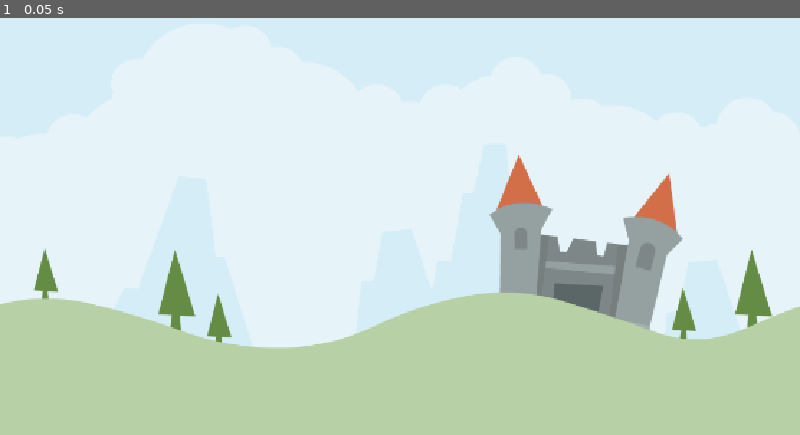
Above: before the commit, frame 1.
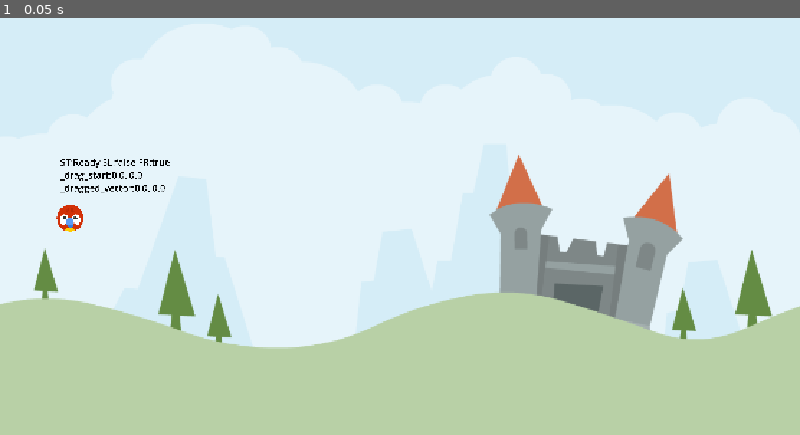
Above: after the commit, the same moment.

Repository: KarmaIsHere/AngryAnimals
Game: Godot game, scene res://Scenes/LevelBase/LevelBase.tscn
The game is run twice, just before and just after one commit, with the same random seed, the same clock (stepped at 60 frames per second) and the same inputs. Before the commit the project has no main scene; this scene is started directly in both runs.
Inputs:
- Up to frame 1 (0.05 s): no input

The runs differ from the first frame. In frame 1, 0.4% of the frame differs, in the area x 7-22%, y 33-52%.

Commit message:
Created animal scene and instance

Diff:
--- /dev/null
+++ b/Animal.gd
@@ -0,0 +1,83 @@
+extends RigidBody2D
+
+enum AnimalState { Ready, Drag, Release }
+
+@onready var arrow: Sprite2D = $Arrow
+@onready var debug_label: Label = $DebugLabel
+@onready var kick_sound: AudioStreamPlayer2D = $KickSound
+@onready var launch_sound: AudioStreamPlayer2D = $LaunchSound
+
+var _state: AnimalState = AnimalState.Ready
+var _start: Vector2 = Vector2.ZERO
+var _drag_start: Vector2 = Vector2.ZERO
+var _dragged_vector: Vector2 = Vector2.ZERO
+var _arrow_scale_x: float = 0.0
+
+# Called when the node enters the scene tree for the first time.
+func _ready() -> void:
+	setup()
+
+
+func setup() -> void:
+	_arrow_scale_x = arrow.scale.x
+	arrow.hide()
+	_start = position
+
+
+func _physics_process(_delta: float) -> void:
+	update_debug_label()
+
+#region misc
+
+func update_debug_label() -> void:
+	var ds: String = "ST:%s SL:%s FR:%s\n" % [
+		AnimalState.keys()[_state], sleeping, freeze
+	]
+	ds += "_drag_start:%.1f, %.1f\n" % [_drag_start.x, _drag_start.y]
+	ds += "_dragged_vector:%.1f, %.1f" % [_dragged_vector.x, _dragged_vector.y]
+	debug_label.text = ds
+
+#endregion
+
+#region drag
+
+func start_dragging() -> void:
+	arrow.show()
+	_drag_start = get_global_mouse_position()
+
+#endregion
+
+#region state
+
+func change_state(new_state: AnimalState) -> void:
+	if _state == new_state:
+		return
+
+	_state = new_state
+
+	match _state:
+		AnimalState.Drag:
+			start_dragging()
+
+
+#endregion
+
+#region signals
+
+func _on_input_event(_viewport: Node, event: InputEvent, _shape_idx: int) -> void:
+	if event.is_action_pressed("drag") and _state == AnimalState.Ready:
+		change_state(AnimalState.Drag)
+
+
+func _on_visible_on_screen_notifier_2d_screen_exited() -> void:
+	pass # Replace with function body.
+
+
+func _on_sleeping_state_changed() -> void:
+	pass # Replace with function body.
+
+
+func _on_body_entered(body: Node) -> void:
+	pass # Replace with function body.
+
+#endregion
--- /dev/null
+++ b/Animal.tscn
@@ -0,0 +1,54 @@
+[gd_scene load_steps=6 format=3 uid="uid://4vfjfaymt8bu"]
+
+[ext_resource type="Script" uid="uid://bp8hh87tg6ixd" path="res://Animal.gd" id="1_11m2q"]
+[ext_resource type="Texture2D" uid="uid://dplfqy5csqafm" path="res://assets/player/parrot.png" id="2_p0irm"]
+[ext_resource type="Texture2D" uid="uid://ld1ucjqkwowc" path="res://assets/items/arrow.png" id="3_5uf8i"]
+
+[sub_resource type="PhysicsMaterial" id="PhysicsMaterial_jfdm1"]
+bounce = 0.2
+
+[sub_resource type="CircleShape2D" id="CircleShape2D_psxb0"]
+radius = 19.026299
+
+[node name="Animal" type="RigidBody2D"]
+input_pickable = true
+physics_material_override = SubResource("PhysicsMaterial_jfdm1")
+freeze = true
+contact_monitor = true
+max_contacts_reported = 1
+script = ExtResource("1_11m2q")
+
+[node name="Bird" type="Sprite2D" parent="."]
+scale = Vector2(0.15, 0.15)
+texture = ExtResource("2_p0irm")
+
+[node name="Arrow" type="Sprite2D" parent="."]
+scale = Vector2(0.3, 0.3)
+texture = ExtResource("3_5uf8i")
+offset = Vector2(150, 0)
+
+[node name="CollisionShape2D" type="CollisionShape2D" parent="."]
+shape = SubResource("CircleShape2D_psxb0")
+
+[node name="DebugLabel" type="Label" parent="."]
+offset_left = -14.0
+offset_top = -90.0
+offset_right = 205.0
+offset_bottom = 177.0
+scale = Vector2(0.13704214, 0.13704214)
+theme_override_colors/font_color = Color(0, 0, 0, 1)
+theme_override_font_sizes/font_size = 96
+text = "asdasd"
+
+[node name="KickSound" type="AudioStreamPlayer2D" parent="."]
+
+[node name="StrechSound" type="AudioStreamPlayer2D" parent="."]
+
+[node name="LaunchSound" type="AudioStreamPlayer2D" parent="."]
+
+[node name="VisibleOnScreenNotifier2D" type="VisibleOnScreenNotifier2D" parent="."]
+
+[connection signal="body_entered" from="." to="." method="_on_body_entered"]
+[connection signal="input_event" from="." to="." method="_on_input_event"]
+[connection signal="sleeping_state_changed" from="." to="." method="_on_sleeping_state_changed"]
+[connection signal="screen_exited" from="VisibleOnScreenNotifier2D" to="." method="_on_visible_on_screen_notifier_2d_screen_exited"]
--- /dev/null
+++ b/Scenes/Animal/Animal.tscn
@@ -0,0 +1,49 @@
+[gd_scene load_steps=6 format=3 uid="uid://cl8nj0evrngjw"]
+
+[ext_resource type="Script" uid="uid://bp8hh87tg6ixd" path="res://Animal.gd" id="1_3f26c"]
+[ext_resource type="Texture2D" uid="uid://dplfqy5csqafm" path="res://assets/player/parrot.png" id="2_qevvk"]
+[ext_resource type="Texture2D" uid="uid://ld1ucjqkwowc" path="res://assets/items/arrow.png" id="3_l8iso"]
+
+[sub_resource type="PhysicsMaterial" id="PhysicsMaterial_jfdm1"]
+bounce = 0.2
+
+[sub_resource type="CircleShape2D" id="CircleShape2D_psxb0"]
+radius = 19.026299
+
+[node name="Animal" type="RigidBody2D"]
+input_pickable = true
+physics_material_override = SubResource("PhysicsMaterial_jfdm1")
+freeze = true
+contact_monitor = true
+max_contacts_reported = 1
+script = ExtResource("1_3f26c")
+
+[node name="Bird" type="Sprite2D" parent="."]
+scale = Vector2(0.15, 0.15)
+texture = ExtResource("2_qevvk")
+
+[node name="CollisionShape2D" type="CollisionShape2D" parent="."]
+shape = SubResource("CircleShape2D_psxb0")
+
+[node name="Arrow" type="Sprite2D" parent="."]
+scale = Vector2(0.3, 0.3)
+texture = ExtResource("3_l8iso")
+offset = Vector2(150, 0)
+
+[node name="DebugLabel" type="Label" parent="."]
+offset_left = -16.0
+offset_top = -64.0
+offset_right = 203.0
+offset_bottom = 203.0
+scale = Vector2(0.13704214, 0.13704214)
+theme_override_font_sizes/font_size = 96
+text = "0000
+0000"
+
+[node name="KickSound" type="AudioStreamPlayer2D" parent="."]
+
+[node name="StrechSound" type="AudioStreamPlayer2D" parent="."]
+
+[node name="LaunchSound" type="AudioStreamPlayer2D" parent="."]
+
+[node name="VisibleOnScreenNotifier2D" type="VisibleOnScreenNotifier2D" parent="."]
--- a/Scenes/LevelBase/LevelBase.tscn
+++ b/Scenes/LevelBase/LevelBase.tscn
@@ -1,6 +1,7 @@
-[gd_scene load_steps=2 format=3 uid="uid://7lgcdb3ntmku"]
+[gd_scene load_steps=3 format=3 uid="uid://7lgcdb3ntmku"]
 
 [ext_resource type="Texture2D" uid="uid://d0h8tl5wxu6iu" path="res://assets/scene/colored_castle.png" id="1_5ufo3"]
+[ext_resource type="PackedScene" uid="uid://4vfjfaymt8bu" path="res://Animal.tscn" id="2_bgw71"]
 
 [node name="LevelBase" type="Node2D"]
 
@@ -9,3 +10,6 @@
 scale = Vector2(1.1342775, 1.1342775)
 texture = ExtResource("1_5ufo3")
 centered = false
+
+[node name="Animal" parent="." instance=ExtResource("2_bgw71")]
+position = Vector2(101, 336)
--- a/project.godot
+++ b/project.godot
@@ -11,6 +11,7 @@
 [application]
 
 config/name="AngryAnimals"
+run/main_scene="uid://7lgcdb3ntmku"
 config/features=PackedStringArray("4.5", "Mobile")
 config/icon="res://icon.svg"
 
@@ -23,6 +24,14 @@
 naming/scene_name_casing=1
 naming/script_name_casing=1
 
+[input]
+
+drag={
+"deadzone": 0.2,
+"events": [Object(InputEventMouseButton,"resource_local_to_scene":false,"resource_name":"","device":-1,"window_id":0,"alt_pressed":false,"shift_pressed":false,"ctrl_pressed":false,"meta_pressed":false,"button_mask":0,"position":Vector2(0, 0),"global_position":Vector2(0, 0),"factor":1.0,"button_index":1,"canceled":false,"pressed":false,"double_click":false,"script":null)
+]
+}
+
 [rendering]
 
 renderer/rendering_method="mobile"
Not shown, added: Animal.gd.uid
